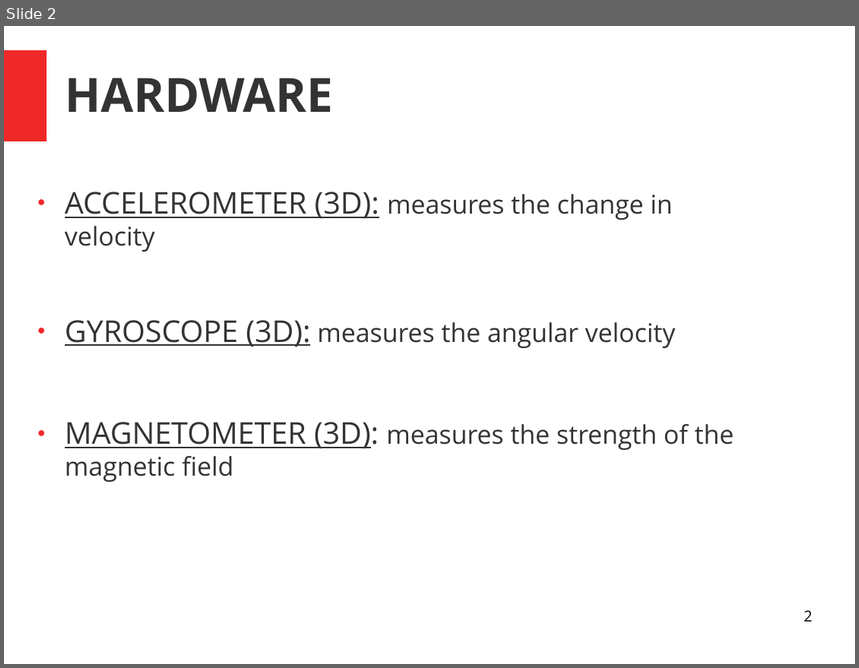
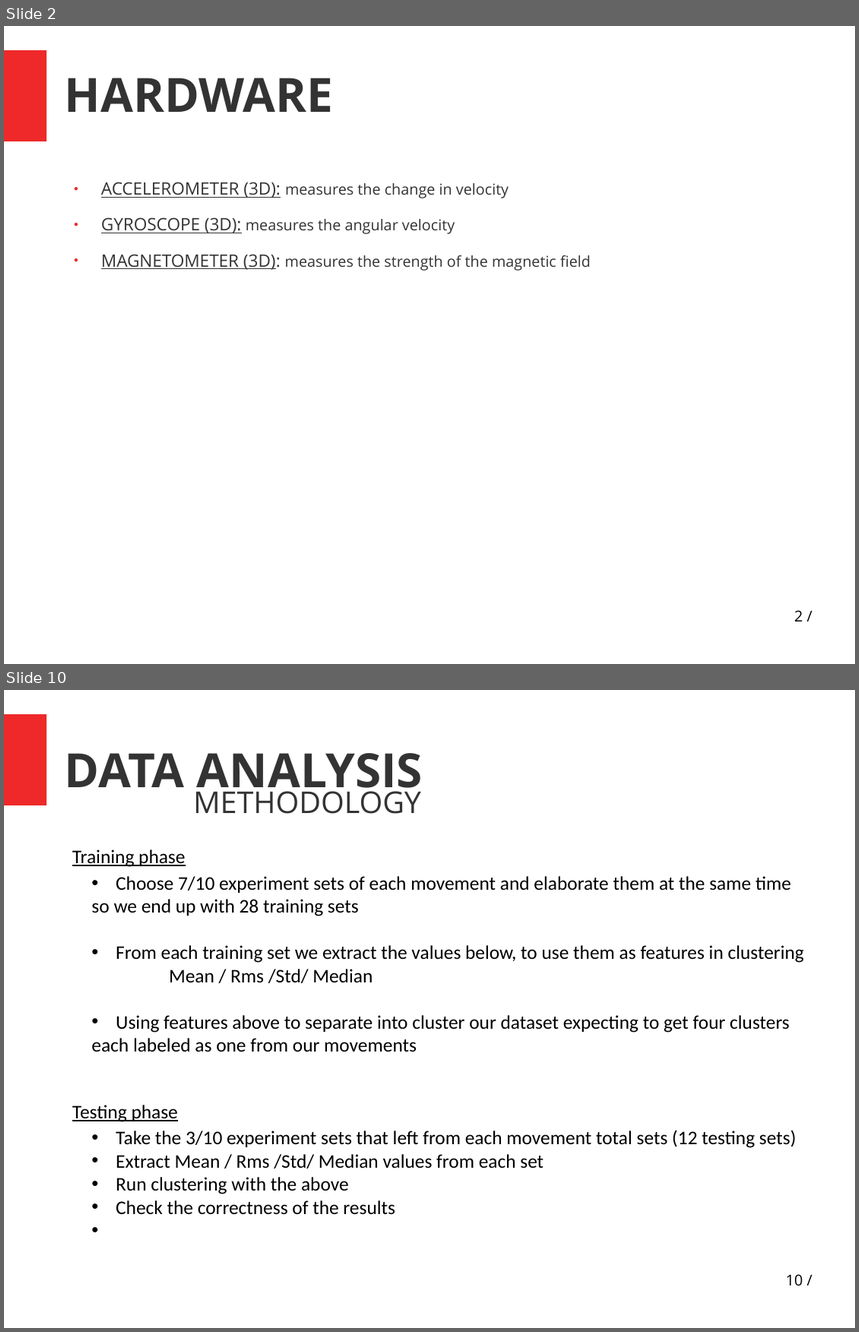
Before and after one commit to athava/ptixiaki, a slide deck: Untitled 1.odp. Shown one above the other, each under a label of ours: slide 2 before the commit, slides 2 and 10 after it; the slides between them are not shown. The pictures are 859x668 and 859x1332 pixels, drawn with LibreOffice and Linux fonts; fonts in the diff are those of the drawing. Boxes give left, top, right and bottom in pixels: in the first picture for what was removed or moved away, otherwise in the second. Text is boxed around its words. In the diff, an @@ line names an element or a change of style, - is before the commit and + after.

```diff
--- a/Untitled 1.odp
+++ b/Untitled 1.odp
@@ slide 10 added at bbox=[4, 690, 855, 1328], background #FFFFFF; not listed: 1 template element that a slide beside it also shows @@
@@ text added at bbox=[65, 753, 423, 799], 44 pt, text #333333, bold @@
+DATA ANALYSIS
@@ text added at bbox=[193, 786, 421, 814], 28 pt, text #333333 @@
+METHODOLOGY
@@ text added at bbox=[72, 850, 185, 867], 18 pt, text #000000, underline @@
+Training phase
@@ text added at bbox=[91, 876, 804, 1215], 18 pt, text #000000 @@
+• Choose 7/10 experiment sets of each movement and elaborate them at the same time
+so we end up with 28 training sets
+• From each training set we extract the values below, to use them as features in clustering
+    Mean / Rms /Std/ Median
+    • Using features above to separate into cluster our dataset expecting to get four clusters
+    each labeled as one from our movements
+    • Take the 3/10 experiment sets that left from each movement total sets (12 testing sets)
+    • Extract Mean / Rms /Std/ Median values from each set
+    • Run clustering with the above
+    • Check the correctness of the results
@@ text added at bbox=[72, 1105, 178, 1122], 18 pt, text #000000, underline @@
+Testing phase
@@ page number added at bbox=[786, 1274, 804, 1287], 14 pt, text #000000 @@
+10 /
@@ slide 2 changed as well @@
@@ text "ACCELEROMETER (3D): measures the change ...": place and size @@
-text "ACCELEROMETER (3D): measures the change ..." at bbox=[65, 192, 734, 482]
+text "ACCELEROMETER (3D): measures the change ..." at bbox=[101, 182, 591, 271]
@@ text "ACCELEROMETER (3D): measures the change ..." at bbox=[101, 182, 591, 271]: size 28 to 16 pt in "ACCELEROMETER (3D):", "GYROSCOPE (3D):", "MAGNETOMETER (3D):"; size 24 to 14 pt in "measures the change in velocity", "measures the angular velocity", "measures the strength of the magnetic field"; indent changed @@
@@ page number at bbox=[794, 610, 803, 622]: text changed @@
-2
+2 /
```
Also in this commit, not shown: 5 other slides changed, 3 other slides added, 3 other files.
